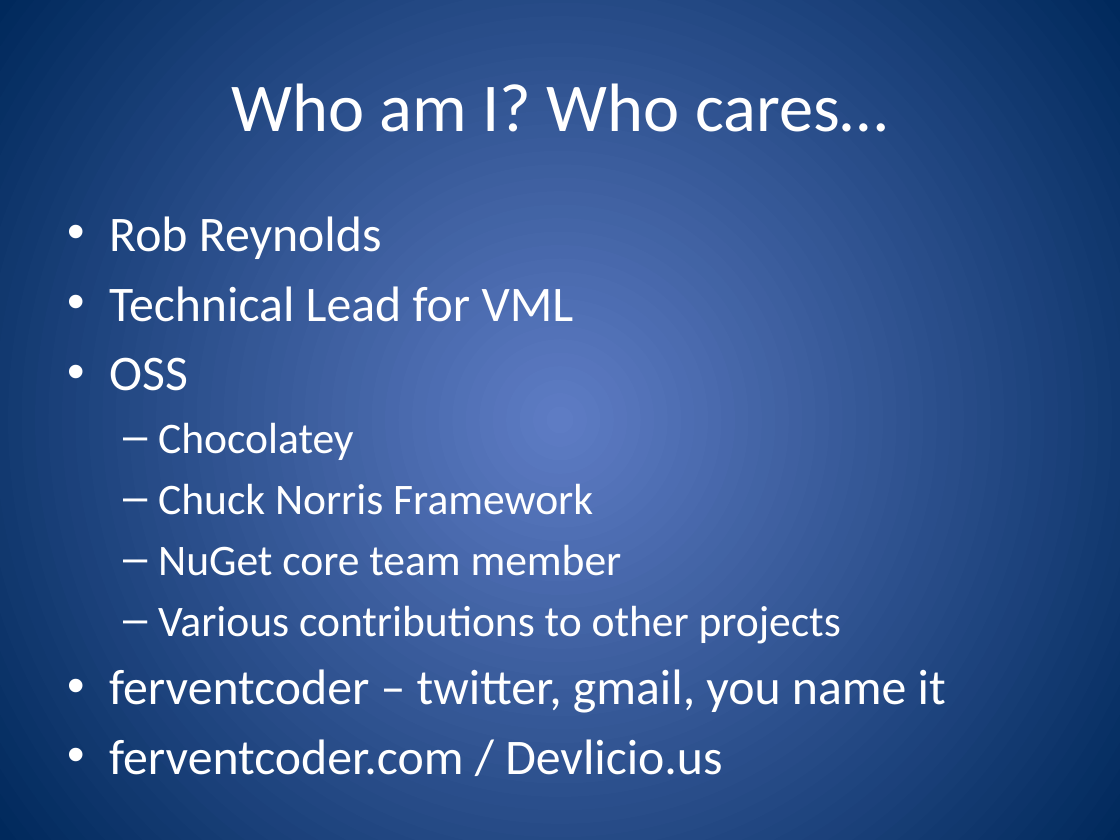
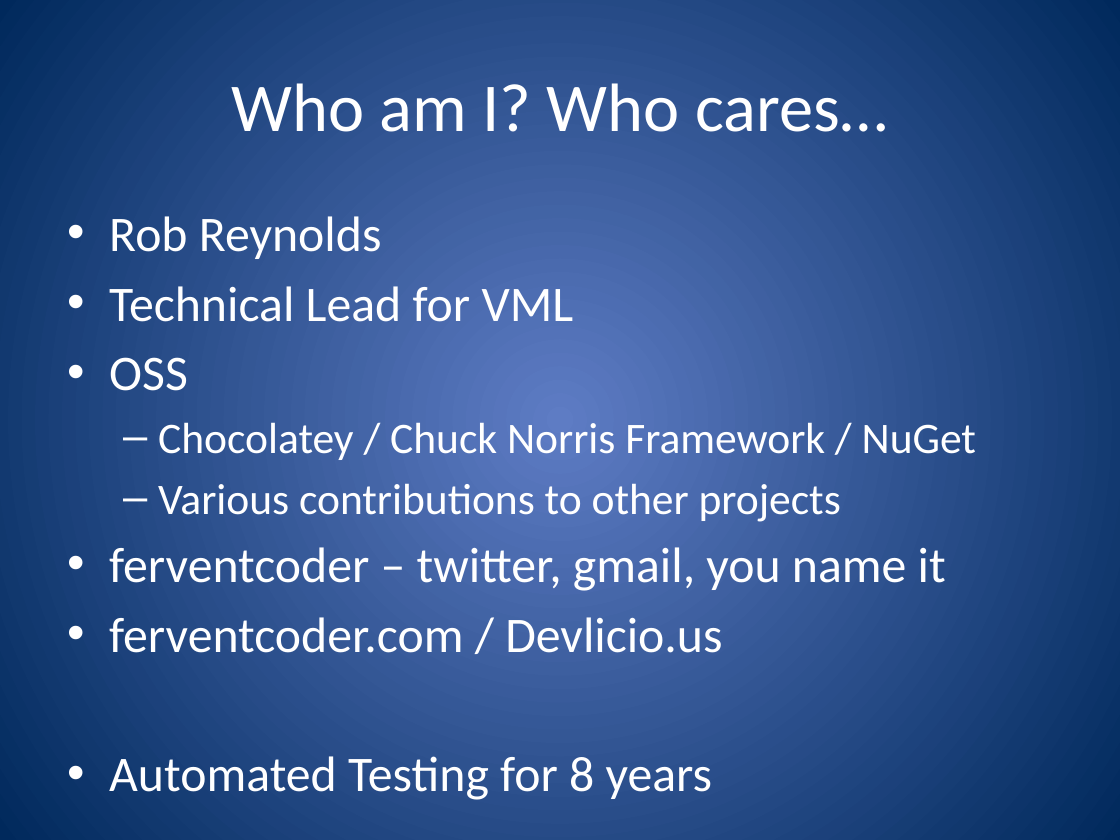
Before and after one commit to ferventcoder/presentations, a slide deck: slide 3 of dotNet/powershellbdd/AutomatedTestingForPowerShell.pptx (slide 2 before the commit). Drawn at 1120x840 pixels with LibreOffice and Linux fonts; fonts in the diff are those of the drawing. Boxes give left, top, right and bottom in pixels: in the first picture for what was removed or moved away, otherwise in the second. Text is boxed around its words. In the diff, an @@ line names an element or a change of style, - is before the commit and + after.

```diff
--- a/dotNet/powershellbdd/AutomatedTestingForPowerShell.pptx
+++ b/dotNet/powershellbdd/AutomatedTestingForPowerShell.pptx
@@ text at (158, 422, 976, 460): text changed @@
-  – Chocolatey
-  – Chuck Norris Framework
-  – NuGet core team member
+  – Chocolatey / Chuck Norris Framework / NuGet
@@ text at (109, 756, 713, 800): paragraph added @@
+• Automated Testing for 8 years
```
Also in this commit, not shown: 2 other slides changed, 17 slides added, 2 slides removed, 37 other files.
